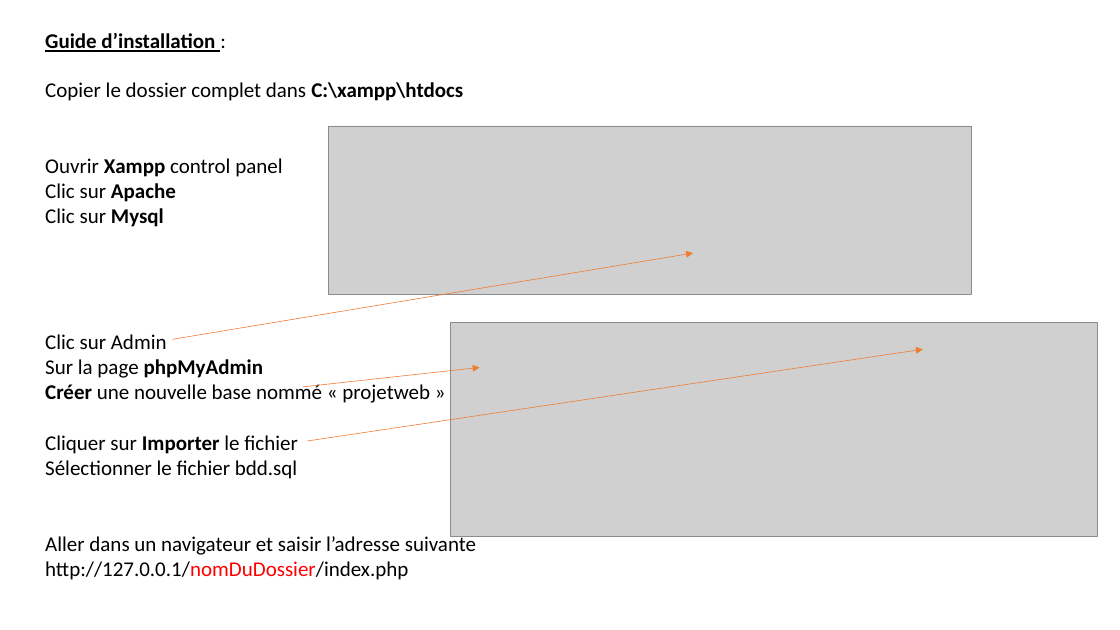
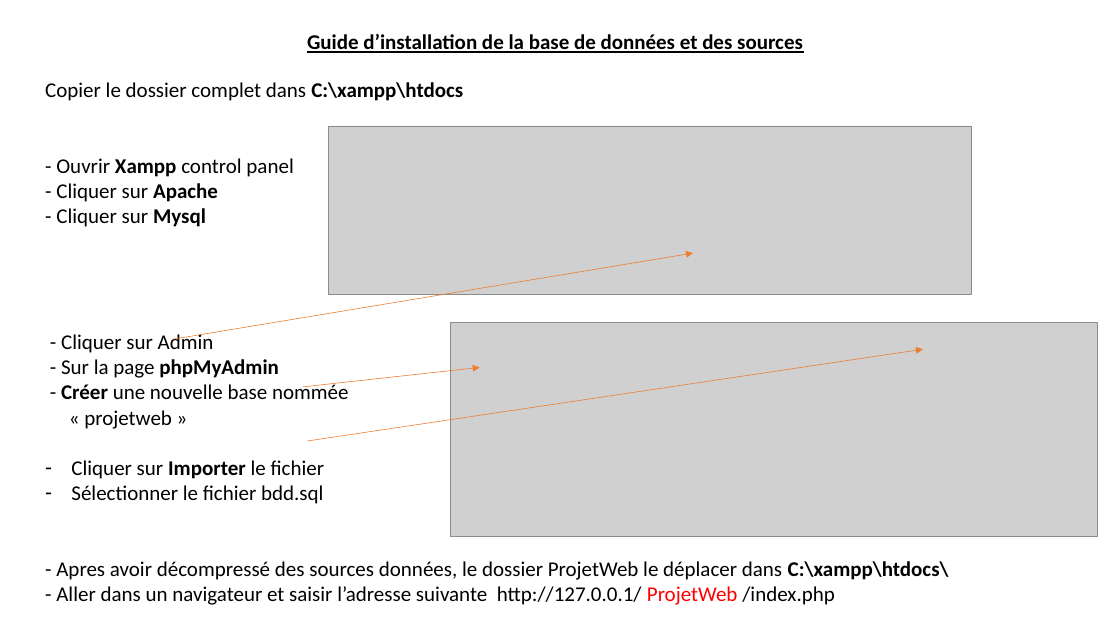
Before and after one commit to projetBertrandLoic/projetWeb, a slide deck: slide 10 of ManuelUtilisateur.pptx. Drawn at 1120x630 pixels with LibreOffice and Linux fonts; fonts in the diff are those of the drawing; grey boxes stand for pictures. Boxes give left, top, right and bottom in pixels: in the first picture for what was removed or moved away, otherwise in the second. Text is boxed around its words. In the diff, an @@ line names an element or a change of style, - is before the commit and + after.

```diff
--- a/ManuelUtilisateur.pptx
+++ b/ManuelUtilisateur.pptx
@@ text at box(307, 34, 803, 53): text changed @@
-Guide d’installation :
+Guide d’installation de la base de données et des sources
@@ text at box(56, 158, 348, 429): text changed @@
-Ouvrir Xampp control panel
-Clic sur Apache
-Clic sur Mysql
-Clic sur Admin
-Sur la page phpMyAdmin
-Créer une nouvelle base nommé « projetweb »
+- Ouvrir Xampp control panel
+- Cliquer sur Apache
+- Cliquer sur Mysql
+- Cliquer sur Admin
+- Sur la page phpMyAdmin
+- Créer une nouvelle base nommée
+« projetweb »
@@ text at box(71, 460, 325, 504): bullet none to - @@
@@ text at box(56, 561, 949, 605): text changed @@
-Aller dans un navigateur et saisir l’adresse suivante
-http://127.0.0.1/nomDuDossier/index.php
+- Apres avoir décompressé des sources données, le dossier ProjetWeb le déplacer dans C:\xampp\htdocs\
+- Aller dans un navigateur et saisir l’adresse suivante http://127.0.0.1/ ProjetWeb /index.php
```
Also in this commit, not shown: 8 other slides changed, 1 slide added, 1 slide removed, 1 other file.
